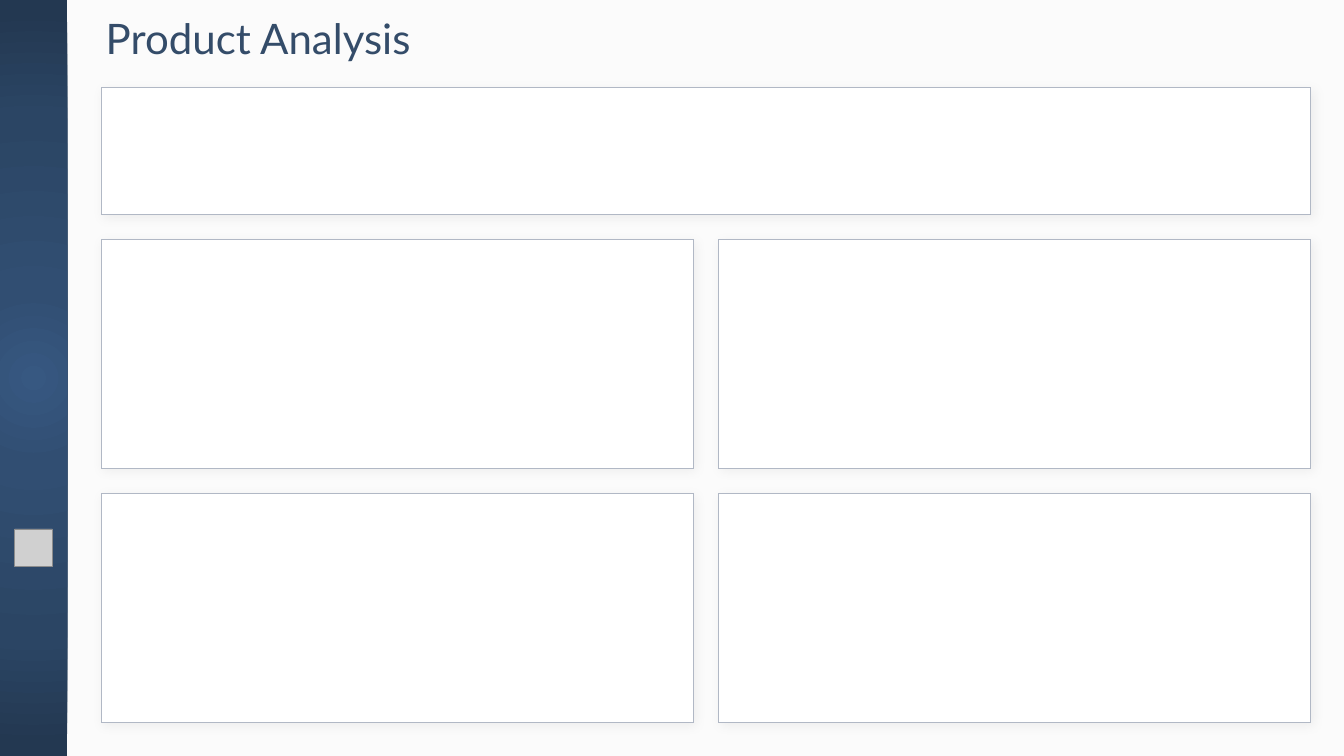
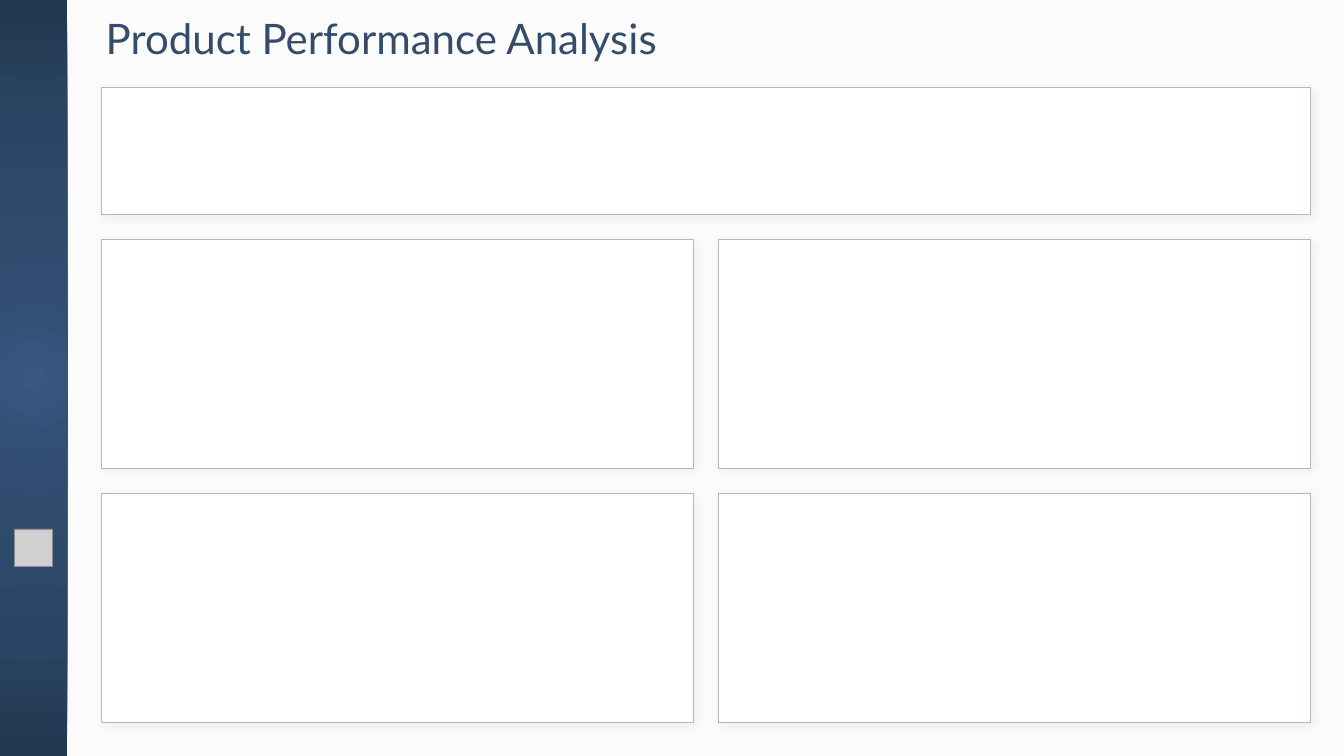
Before and after one commit to kon-mat/PracaInzynierska, a slide deck: slide 3 of BrazilianECommerce/Background/Backgrounds.pptx. Drawn at 1344x756 pixels with LibreOffice and Linux fonts; fonts in the diff are those of the drawing; grey boxes stand for pictures. Boxes give left, top, right and bottom in pixels: in the first picture for what was removed or moved away, otherwise in the second. Text is boxed around its words. In the diff, an @@ line names an element or a change of style, - is before the commit and + after.

Commit message:
Budowanie raportu - Product - Przychody/sprzedane produkty vs oceny w podziale na kategorie i produkty; Trend wyników recenzji zamówień

```diff
--- a/BrazilianECommerce/Background/Backgrounds.pptx
+++ b/BrazilianECommerce/Background/Backgrounds.pptx
@@ text at <box>106,23,656,62</box>: text changed @@
-Product Analysis
+Product Performance Analysis
```
Also in this commit, not shown: 1 other slide changed, 3 other files.
